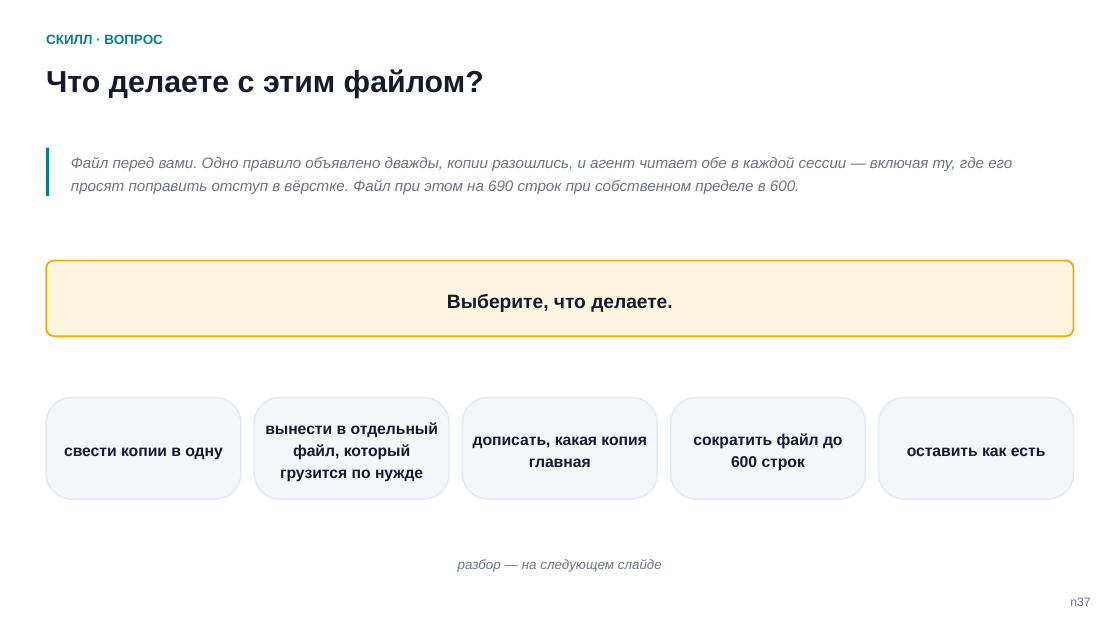
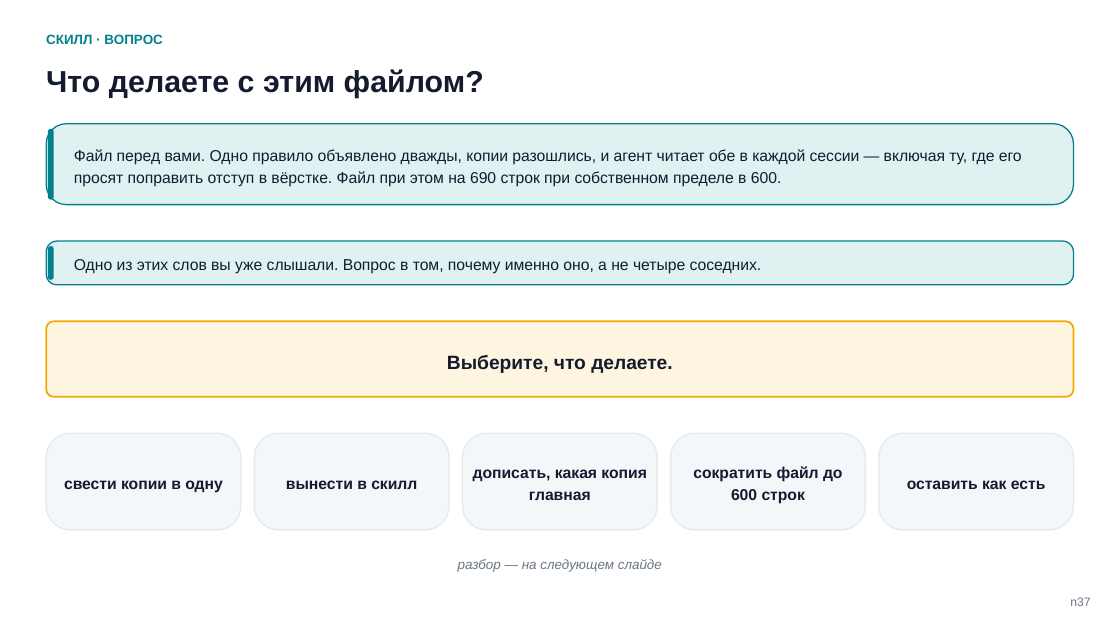
Before and after one commit to tellina-study/AI-usage-lessons, a slide deck: slide 38 of library/seminars/sem-05/rendered/sem-05.pptx. Drawn at 1120x630 pixels with LibreOffice and Linux fonts; fonts in the diff are those of the drawing. Boxes give left, top, right and bottom in pixels: in the first picture for what was removed or moved away, otherwise in the second. Text is boxed around its words. In the diff, an @@ line names an element or a change of style, - is before the commit and + after.

```diff
--- a/library/seminars/sem-05/rendered/sem-05.pptx
+++ b/library/seminars/sem-05/rendered/sem-05.pptx
@@ rectangle removed at (x1=46, y1=148, x2=50, y2=196) @@
@@ rounded rectangle added at (x1=46, y1=124, x2=1074, y2=204), fill #E0F1F2, outline #028090 1.1 pt @@
@@ rounded rectangle added at (x1=48, y1=129, x2=54, y2=199), fill #028090 @@
@@ text "Файл перед вами. Одно правило ..." moved from (x1=71, y1=157, x2=1012, y2=194) to (x1=74, y1=149, x2=1022, y2=187) @@
@@ text "Файл перед вами. Одно правило ..." at (x1=74, y1=149, x2=1022, y2=187): size 13 to 13.5 pt, text colour #6B7685 to #141B2E, italic off; line spacing 1.26 to 1.18 @@
@@ rounded rectangle added at (x1=46, y1=241, x2=1074, y2=285), fill #E0F1F2, outline #028090 1.1 pt @@
@@ rounded rectangle added at (x1=48, y1=246, x2=54, y2=280), fill #028090 @@
@@ text added at (x1=74, y1=259, x2=762, y2=274), 13.5 pt, text #141B2E @@
+Одно из этих слов вы уже слышали. Вопрос в том, почему именно оно, а не четыре соседних.
@@ rounded rectangle moved from (x1=46, y1=260, x2=1074, y2=336) to (x1=46, y1=321, x2=1074, y2=397) @@
@@ text "Выберите, что делаете." moved from (x1=447, y1=294, x2=672, y2=312) to (x1=447, y1=355, x2=672, y2=373) @@
@@ rounded rectangle resized from (x1=46, y1=397, x2=241, y2=499) to (x1=46, y1=434, x2=241, y2=530) @@
@@ text "свести копии в одну" moved from (x1=64, y1=447, x2=223, y2=460) to (x1=64, y1=480, x2=223, y2=493) @@
@@ rounded rectangle resized from (x1=255, y1=397, x2=450, y2=499) to (x1=255, y1=434, x2=450, y2=530) @@
@@ rounded rectangle resized from (x1=463, y1=397, x2=658, y2=499) to (x1=463, y1=434, x2=658, y2=530) @@
@@ text "дописать, какая копия главная" moved from (x1=473, y1=436, x2=646, y2=467) to (x1=473, y1=469, x2=646, y2=500) @@
@@ rounded rectangle resized from (x1=670, y1=397, x2=865, y2=499) to (x1=670, y1=434, x2=865, y2=530) @@
@@ text "сократить файл до 600 строк" moved from (x1=693, y1=433, x2=843, y2=471) to (x1=693, y1=466, x2=843, y2=504) @@
@@ rounded rectangle resized from (x1=879, y1=397, x2=1074, y2=499) to (x1=879, y1=434, x2=1074, y2=530) @@
@@ text "оставить как есть" moved from (x1=907, y1=447, x2=1046, y2=456) to (x1=907, y1=480, x2=1046, y2=489) @@
@@ text at (x1=286, y1=480, x2=417, y2=489): text changed @@
-вынести в отдельный файл, который грузится по нужде
+вынести в скилл
```
Also in this commit, not shown: 4 other slides changed, 1 slide added, 1 slide removed, 12 other files.
